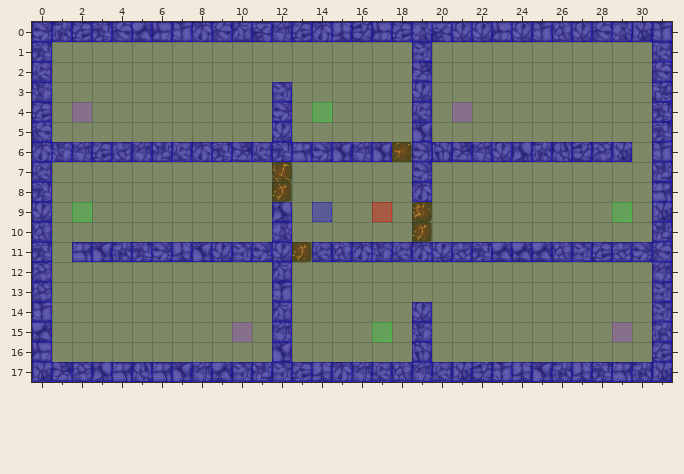
Two states of a Tiled map, Spellington/src/res/map/mapDungeon15.tmx. This is how it looked before the edit.
Cells are 50x50 px. Shown: x 0..31, y 0..17.
After the commit:
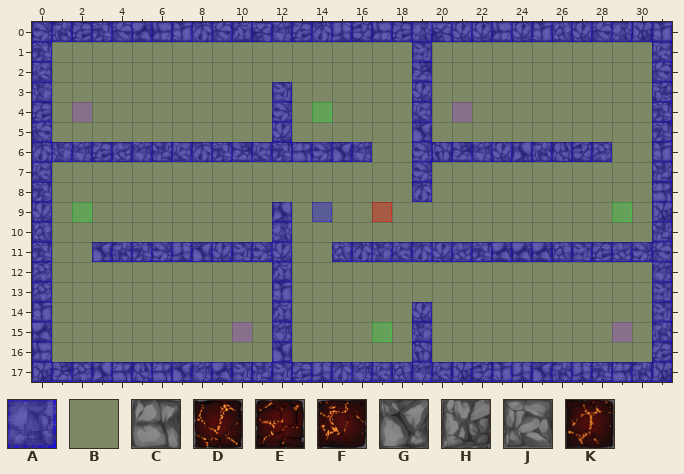
Key: from "collisionTile": A 3, B 11; from "dungeonTile.png": C 2, D 12, E 28, F 30, G 32, H 41, J 61, K 63.
_ is an empty cell, . an unchanged one.
See-through tiles are keyed as they look on the map.
Changes in this commit:
--- layer "terrain"
@@ x 2..29 @@
- 6 ...............GE..........H
- 7 ..........D.................
- 8 ..........K.................
- 9 .................F..........
-10 .................K..........
-11 C..........KJ...............
+ 6 ...............__.........._
+ 7 .........._.................
+ 8 .........._.................
+ 9 ................._..........
+10 ................._..........
+11 _..........__...............
--- layer "collision"
@@ x 17..29 @@
- 6 A...........A
+ 6 B...........B
@@ x 2..14 @@
-11 A...........A
+11 B...........B
Where, in picture pixels (left, top, right, bottom), the same in both pictures:
changed: (372, 142, 412, 162)
changed: (612, 142, 632, 162)
removed: (272, 162, 292, 202)
removed: (412, 202, 432, 242)
changed: (72, 242, 92, 262)
changed: (292, 242, 332, 262)
